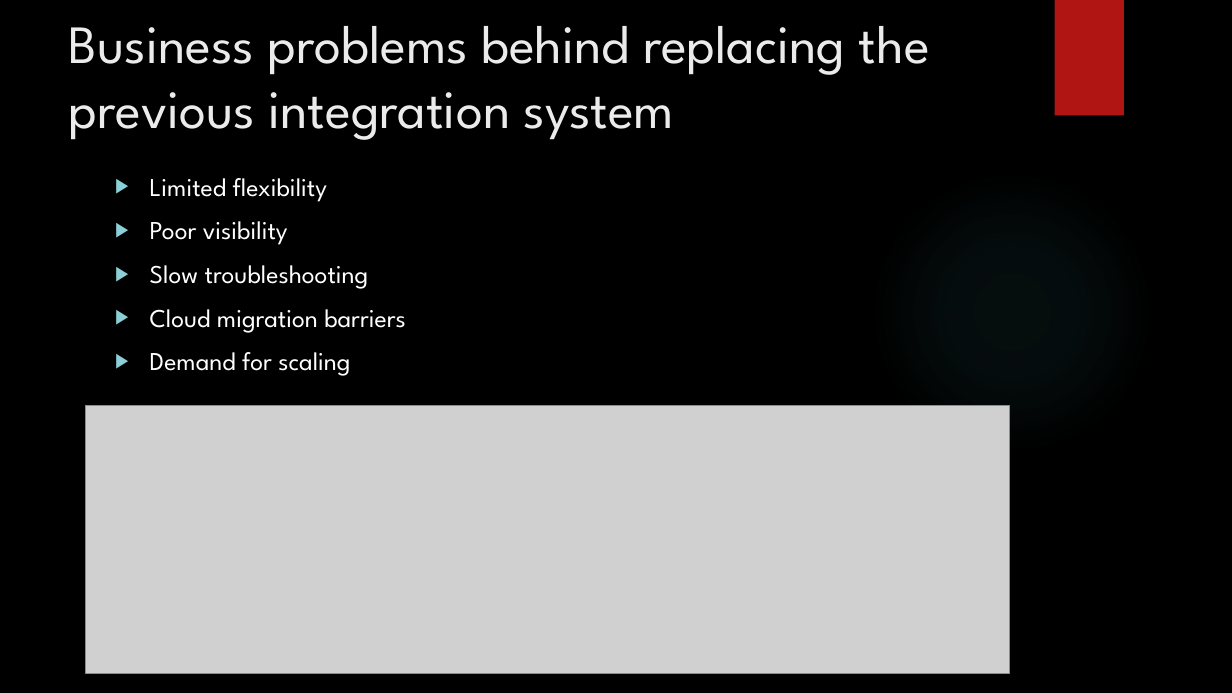
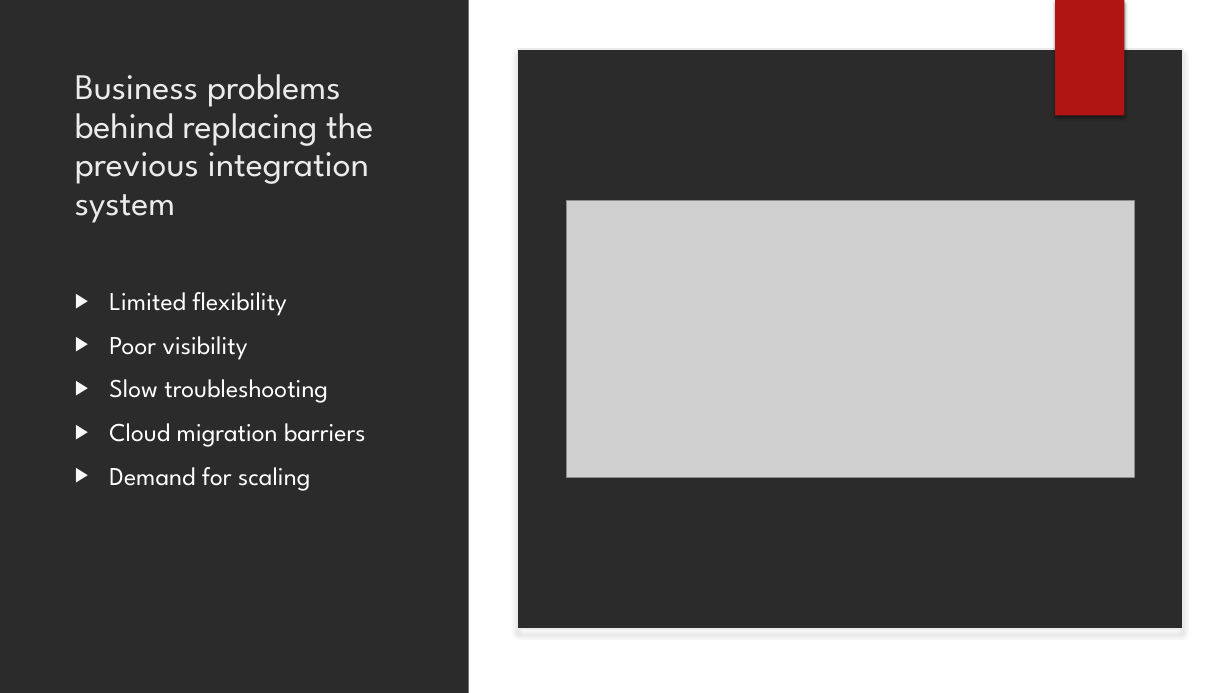
Before and after one commit to han00163/CST8912-MidTerm-Group-Project, a slide deck: slide 2 of CST8912_011_Presentation1_Group3.pptx. Drawn at 1232x693 pixels with LibreOffice and Linux fonts; fonts in the diff are those of the drawing; grey boxes stand for pictures; background and template pictures are left out; a plain dark background stands for a picture behind light text. Boxes give left, top, right and bottom in pixels: in the first picture for what was removed or moved away, otherwise in the second. Text is boxed around its words. In the diff, an @@ line names an element or a change of style, - is before the commit and + after.

```diff
--- a/CST8912_011_Presentation1_Group3.pptx
+++ b/CST8912_011_Presentation1_Group3.pptx
@@ rectangle added at (469, 0, 1232, 693), fill #FFFFFF @@
@@ rectangle added at (1055, 0, 1125, 116), fill #B01513 @@
@@ rounded rectangle added at (518, 49, 1183, 629), fill #FFFFFF, outline #EBEBEB 1 pt @@
@@ title "Business problems behind replacing the ...": place and size @@
-title "Business problems behind replacing the ..." at (69, 26, 930, 140)
+title "Business problems behind replacing the ..." at (75, 74, 373, 223)
@@ title "Business problems behind replacing the ..." at (75, 74, 373, 223): size 42 to 28 pt; line spacing 1 to 0.9 @@
@@ ellipse removed at (870, 169, 1154, 454) @@
@@ picture added at (567, 201, 1134, 477) @@
@@ text "Limited flexibility": place and size @@
-text "Limited flexibility" at (150, 178, 406, 376)
+text "Limited flexibility" at (109, 292, 366, 491)
@@ text "Limited flexibility" at (109, 292, 366, 491): bullet colour #8AD0D6 to #F7F7F7 @@
@@ picture removed at (86, 406, 1010, 673) @@
```
Also in this commit, not shown: 3 other slides changed, 5 slides added, 1 slide removed.
